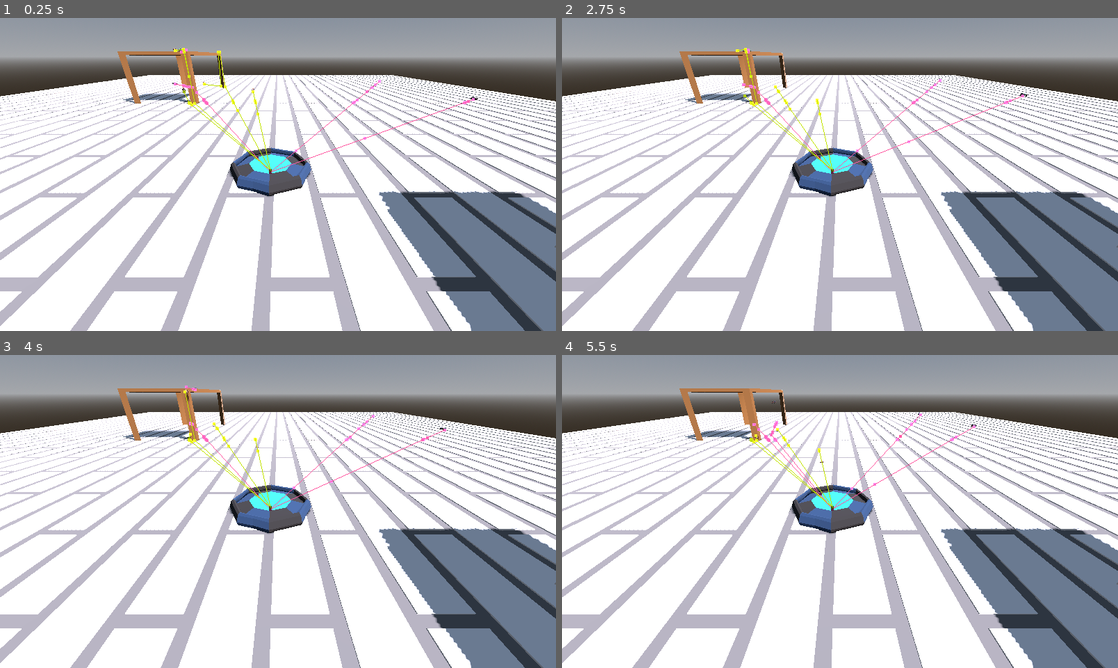
Above: before the commit, frames 1-4 (two rows, left to right).
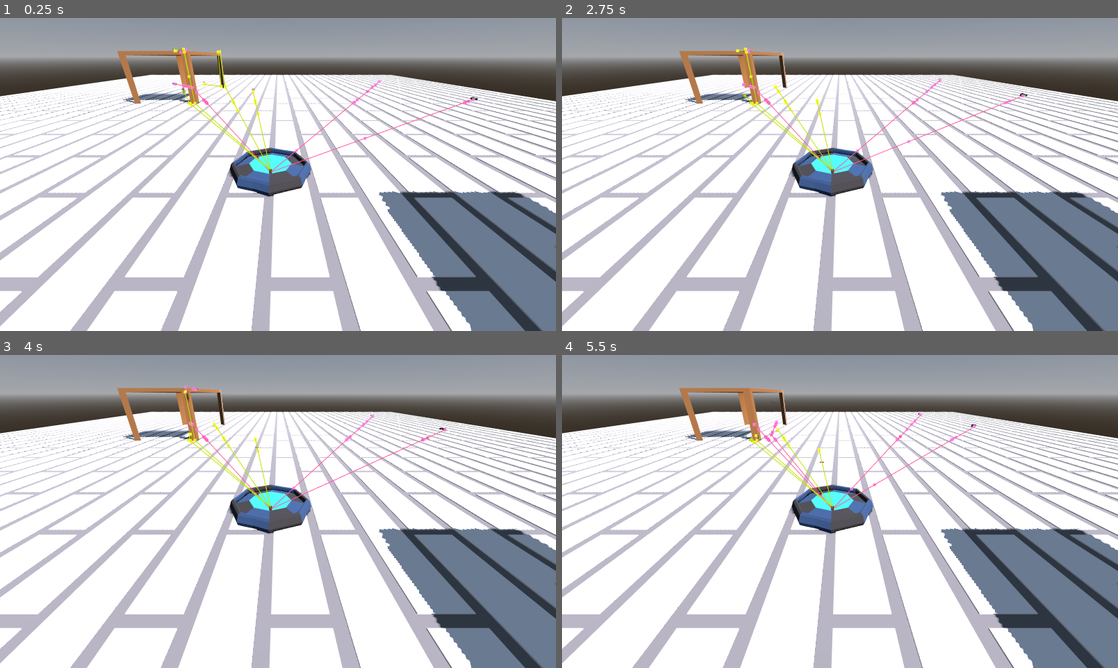
Above: after the commit, the same moments.

Repository: Degenerate-Games/psgamejam16
Game: Godot game, scene res://scenes/room.tscn
Two runs of this game, one before a commit and one after it. Both use one fixed random seed, a clock stepped at 60 frames per second and the inputs below.
Inputs:
- Up to frame 1 (0.25 s): no input
- Up to frame 2 (2.75 s): tap Enter at 0.5 s; tap Space at 1.25 s
- Up to frame 3 (4 s): no input
- Up to frame 4 (5.5 s): no input

The runs differ from the first frame. In frame 1, 3.7% of the frame differs, in the area x 0-100%, y 9-100%; in frame 2, 3.6%; in frame 3, 3.6%; in frame 4, 3.6%.

Commit message:
Add camera input actions

Diff:
--- a/PestWars/project.godot
+++ b/PestWars/project.godot
@@ -20,6 +20,58 @@
 window/size/viewport_width=1280
 window/size/viewport_height=720
 
+[input]
+
+camera_forward={
+"deadzone": 0.5,
+"events": [Object(InputEventKey,"resource_local_to_scene":false,"resource_name":"","device":-1,"window_id":0,"alt_pressed":false,"shift_pressed":false,"ctrl_pressed":false,"meta_pressed":false,"pressed":false,"keycode":0,"physical_keycode":87,"key_label":0,"unicode":119,"location":0,"echo":false,"script":null)
+]
+}
+camera_backward={
+"deadzone": 0.5,
+"events": [Object(InputEventKey,"resource_local_to_scene":false,"resource_name":"","device":-1,"window_id":0,"alt_pressed":false,"shift_pressed":false,"ctrl_pressed":false,"meta_pressed":false,"pressed":false,"keycode":0,"physical_keycode":83,"key_label":0,"unicode":115,"location":0,"echo":false,"script":null)
+]
+}
+camera_right={
+"deadzone": 0.5,
+"events": [Object(InputEventKey,"resource_local_to_scene":false,"resource_name":"","device":-1,"window_id":0,"alt_pressed":false,"shift_pressed":false,"ctrl_pressed":false,"meta_pressed":false,"pressed":false,"keycode":0,"physical_keycode":68,"key_label":0,"unicode":100,"location":0,"echo":false,"script":null)
+]
+}
+camera_left={
+"deadzone": 0.5,
+"events": [Object(InputEventKey,"resource_local_to_scene":false,"resource_name":"","device":-1,"window_id":0,"alt_pressed":false,"shift_pressed":false,"ctrl_pressed":false,"meta_pressed":false,"pressed":false,"keycode":0,"physical_keycode":65,"key_label":0,"unicode":97,"location":0,"echo":false,"script":null)
+]
+}
+camera_zoom_in={
+"deadzone": 0.5,
+"events": [Object(InputEventMouseButton,"resource_local_to_scene":false,"resource_name":"","device":-1,"window_id":0,"alt_pressed":false,"shift_pressed":false,"ctrl_pressed":false,"meta_pressed":false,"button_mask":0,"position":Vector2(0, 0),"global_position":Vector2(0, 0),"factor":1.0,"button_index":4,"canceled":false,"pressed":false,"double_click":false,"script":null)
+, Object(InputEventKey,"resource_local_to_scene":false,"resource_name":"","device":-1,"window_id":0,"alt_pressed":false,"shift_pressed":false,"ctrl_pressed":false,"meta_pressed":false,"pressed":false,"keycode":0,"physical_keycode":61,"key_label":0,"unicode":61,"location":0,"echo":false,"script":null)
+, Object(InputEventKey,"resource_local_to_scene":false,"resource_name":"","device":0,"window_id":0,"alt_pressed":false,"shift_pressed":false,"ctrl_pressed":false,"meta_pressed":false,"pressed":false,"keycode":0,"physical_keycode":4194437,"key_label":0,"unicode":0,"location":0,"echo":false,"script":null)
+]
+}
+camera_zoom_out={
+"deadzone": 0.5,
+"events": [Object(InputEventMouseButton,"resource_local_to_scene":false,"resource_name":"","device":-1,"window_id":0,"alt_pressed":false,"shift_pressed":false,"ctrl_pressed":false,"meta_pressed":false,"button_mask":0,"position":Vector2(0, 0),"global_position":Vector2(0, 0),"factor":1.0,"button_index":5,"canceled":false,"pressed":false,"double_click":false,"script":null)
+, Object(InputEventKey,"resource_local_to_scene":false,"resource_name":"","device":-1,"window_id":0,"alt_pressed":false,"shift_pressed":false,"ctrl_pressed":false,"meta_pressed":false,"pressed":false,"keycode":0,"physical_keycode":45,"key_label":0,"unicode":45,"location":0,"echo":false,"script":null)
+, Object(InputEventKey,"resource_local_to_scene":false,"resource_name":"","device":0,"window_id":0,"alt_pressed":false,"shift_pressed":false,"ctrl_pressed":false,"meta_pressed":false,"pressed":false,"keycode":0,"physical_keycode":4194435,"key_label":0,"unicode":0,"location":0,"echo":false,"script":null)
+]
+}
+camera_rotate_right={
+"deadzone": 0.5,
+"events": [Object(InputEventKey,"resource_local_to_scene":false,"resource_name":"","device":-1,"window_id":0,"alt_pressed":false,"shift_pressed":false,"ctrl_pressed":false,"meta_pressed":false,"pressed":false,"keycode":0,"physical_keycode":69,"key_label":0,"unicode":101,"location":0,"echo":false,"script":null)
+]
+}
+camera_rotate_left={
+"deadzone": 0.5,
+"events": [Object(InputEventKey,"resource_local_to_scene":false,"resource_name":"","device":-1,"window_id":0,"alt_pressed":false,"shift_pressed":false,"ctrl_pressed":false,"meta_pressed":false,"pressed":false,"keycode":0,"physical_keycode":81,"key_label":0,"unicode":113,"location":0,"echo":false,"script":null)
+]
+}
+camera_rotate={
+"deadzone": 0.5,
+"events": [Object(InputEventMouseButton,"resource_local_to_scene":false,"resource_name":"","device":-1,"window_id":0,"alt_pressed":false,"shift_pressed":false,"ctrl_pressed":false,"meta_pressed":false,"button_mask":2,"position":Vector2(277, 17),"global_position":Vector2(286, 63),"factor":1.0,"button_index":2,"canceled":false,"pressed":true,"double_click":false,"script":null)
+]
+}
+
 [layer_names]
 
 3d_physics/layer_1="World"
@@ -36,3 +88,4 @@
 
 renderer/rendering_method="gl_compatibility"
 renderer/rendering_method.mobile="gl_compatibility"
+anti_aliasing/quality/msaa_3d=3
